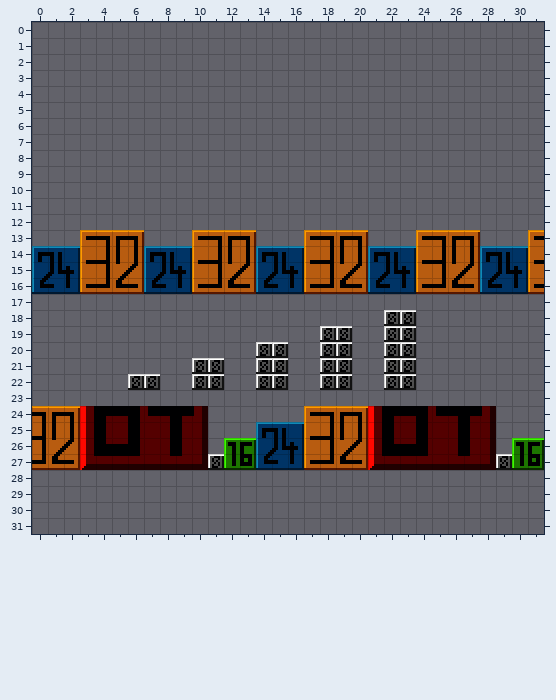
Tiled map: tiled/tmx/dev/00_01.tmx. Above: the version before the commit.
Cells are 8x8 px. Shown: x 0..31, y 0..31.
And afterwards:
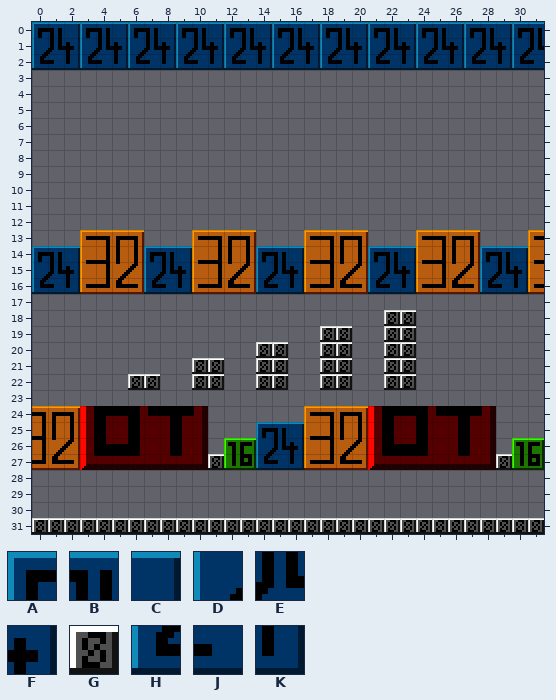
Key: from "dev": A 93, B 94, C 95, D 111, E 112, F 113, G 126, H 129, J 130, K 131.
_ is an empty cell.
Diff:
Layer "tiles":
y 0: x 0..31 ________________________________ -> ABCABCABCABCABCABCABCABCABCABCAB
y 1: x 0..31 ________________________________ -> DEFDEFDEFDEFDEFDEFDEFDEFDEFDEFDE
y 2: x 0..31 ________________________________ -> HJKHJKHJKHJKHJKHJKHJKHJKHJKHJKHJ
y 31: x 0..31 ________________________________ -> GGGGGGGGGGGGGGGGGGGGGGGGGGGGGGGG
Where, in picture pixels (left, top, right, bottom), the same in both pictures:
added: (32, 22, 544, 70)
added: (32, 518, 544, 534)
